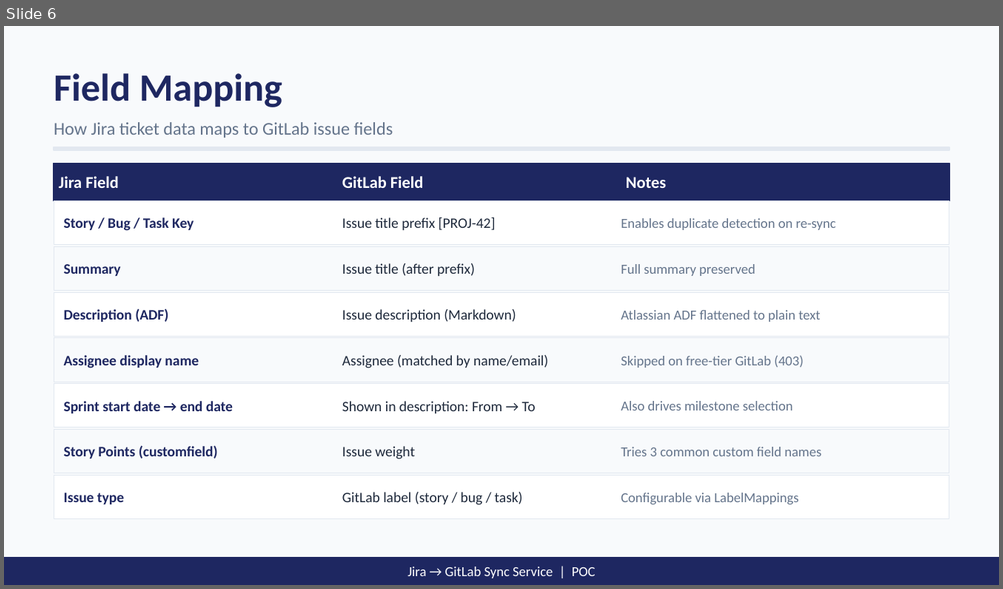
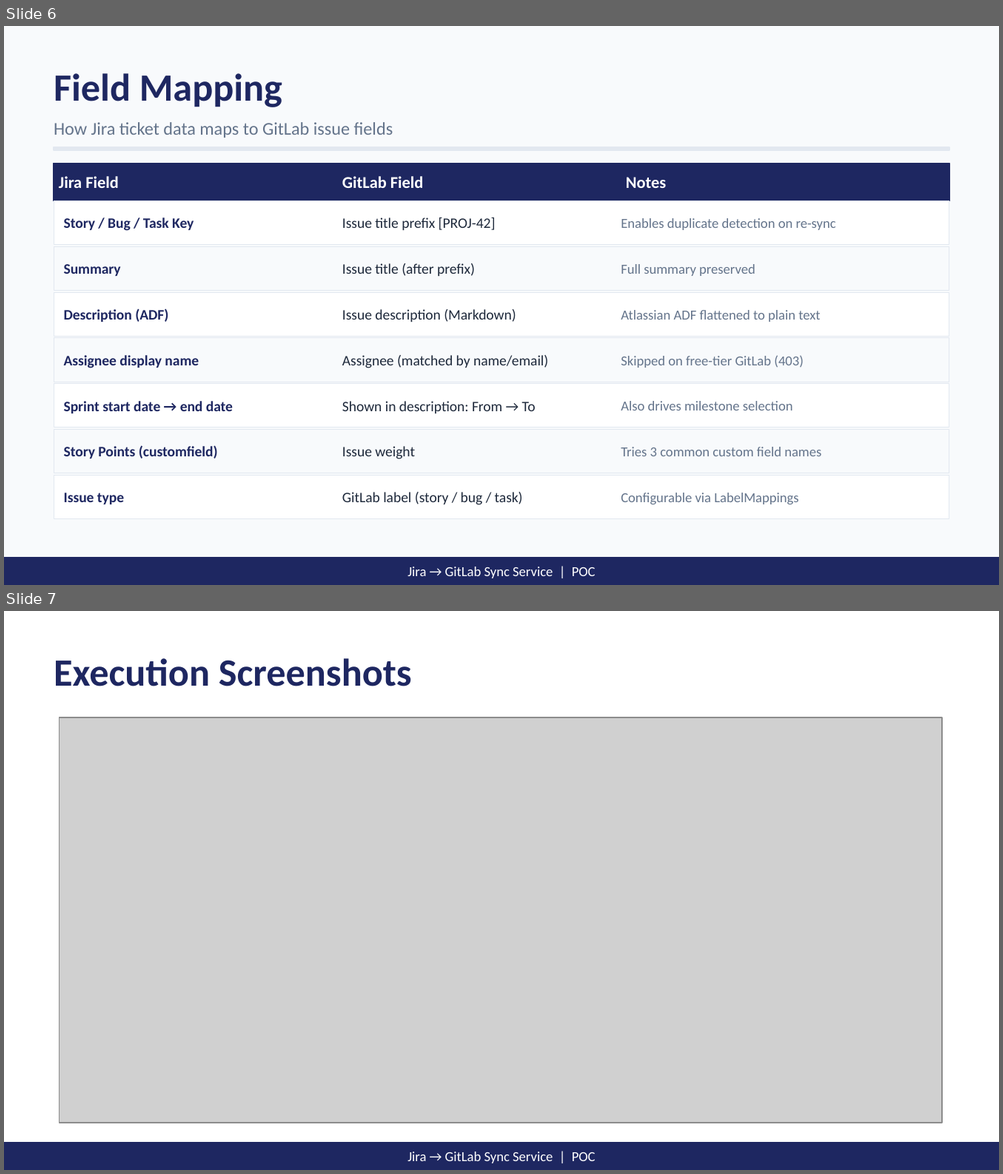
Before and after one commit to raghusingh/Jira_to_Gitlab_Backlog_Movement, a slide deck: JiraGitLabSync_POC.pptx. Shown one above the other, each under a label of ours: slide 6 before the commit, slides 6 and 7 after it. The pictures are 1003x589 and 1003x1174 pixels, drawn with LibreOffice and Linux fonts; fonts in the diff are those of the drawing; grey boxes stand for pictures. Boxes give left, top, right and bottom in pixels: in the first picture for what was removed or moved away, otherwise in the second. Text is boxed around its words. In the diff, an @@ line names an element or a change of style, - is before the commit and + after.

```diff
--- a/JiraGitLabSync_POC.pptx
+++ b/JiraGitLabSync_POC.pptx
@@ slide 7 added at (x1=4, y1=611, x2=999, y2=1170), background #FFFFFF @@
@@ text added at (x1=54, y1=658, x2=412, y2=686), 28 pt, text #1E2761, bold @@
+Execution Screenshots
@@ picture added at (x1=59, y1=718, x2=941, y2=1123) @@
@@ rectangle added at (x1=4, y1=1143, x2=999, y2=1170), fill #1E2761, outline #1E2761 1 pt @@
@@ text added at (x1=407, y1=1152, x2=595, y2=1164), 10 pt, text #FFFFFF @@
+Jira → GitLab Sync Service | POC
```
Also in this commit, not shown: 4 other slides added, 5 other files.
